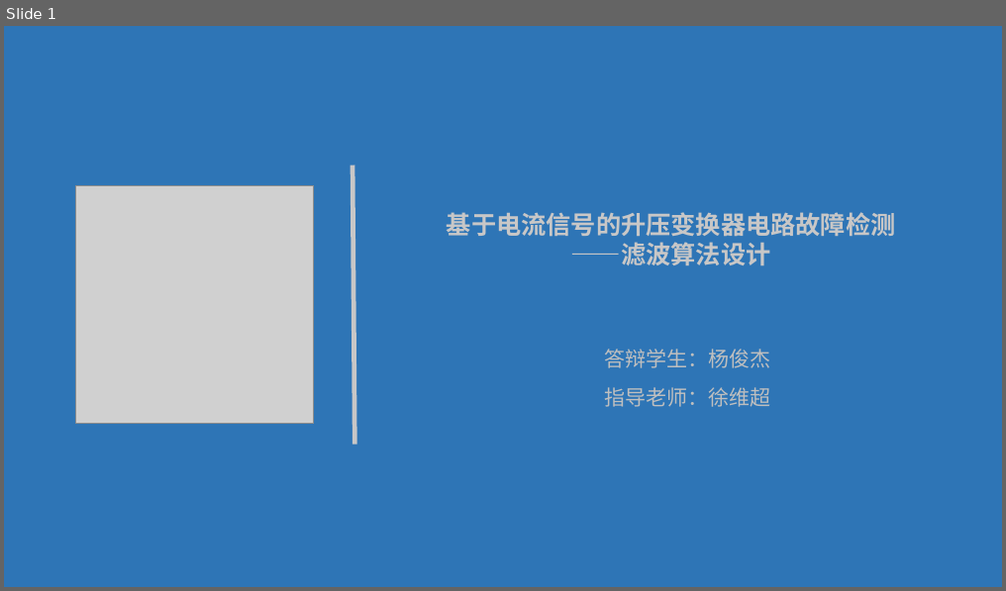
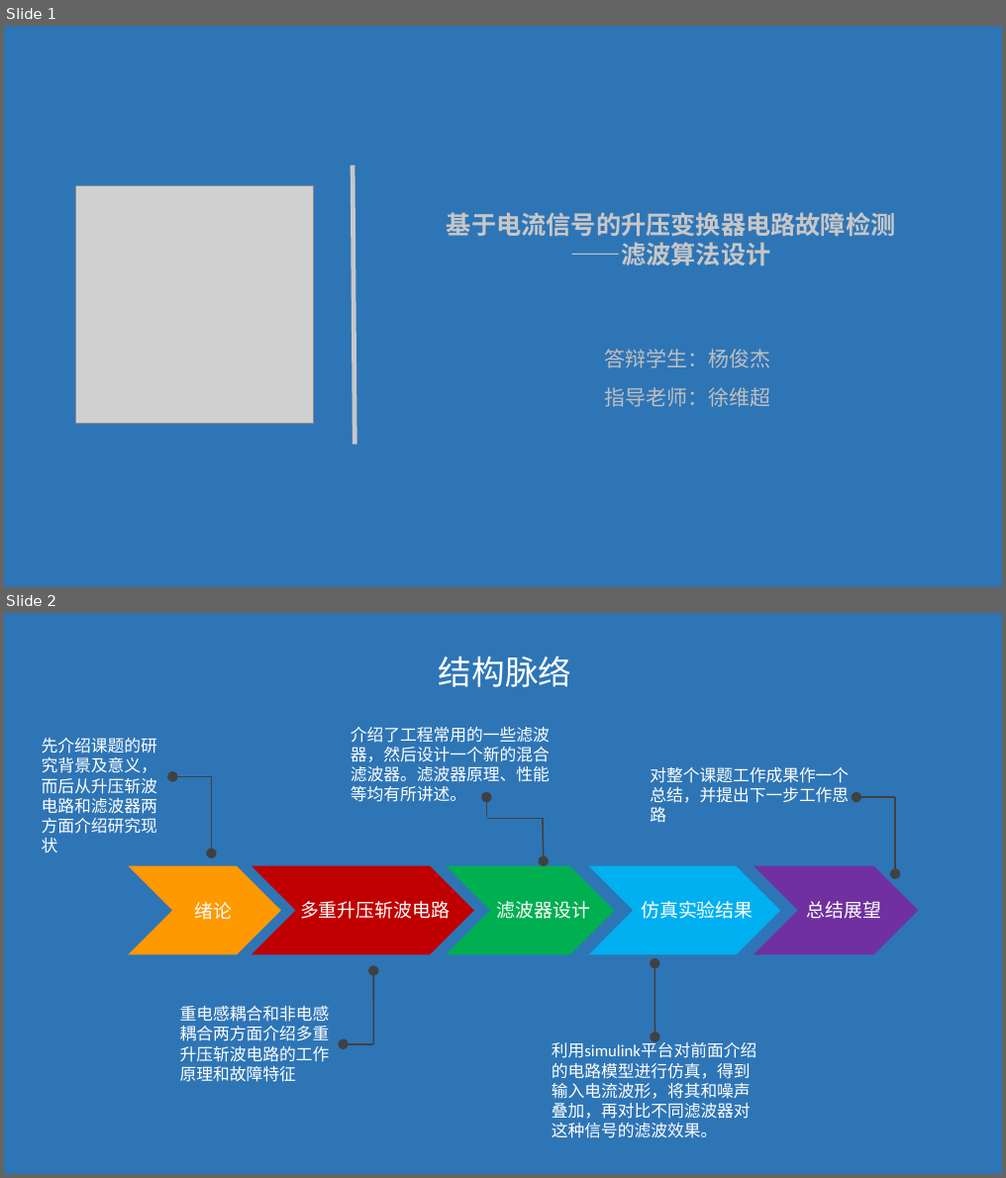
Before and after one commit to mcyang123/paper, a slide deck: 答辩.pptx. Shown one above the other, each under a label of ours: slide 1 before the commit, slides 1 and 2 after it. The pictures are 1006x591 and 1006x1178 pixels, drawn with LibreOffice and Linux fonts; fonts in the diff are those of the drawing; grey boxes stand for pictures. Boxes give left, top, right and bottom in pixels: in the first picture for what was removed or moved away, otherwise in the second. Text is boxed around its words. In the diff, an @@ line names an element or a change of style, - is before the commit and + after.

```diff
--- a/答辩.pptx
+++ b/答辩.pptx
@@ slide 2 added at [4,613,1002,1174], background #2E75B6 @@
@@ text added at [439,656,571,687], 32 pt, text #FFFFFF @@
+结构脉络
@@ text added at [350,727,549,802], 16 pt, text #FFFFFF @@
+介绍了工程常用的一些滤波器，然后设计一个新的混合滤波器。滤波器原理、性能等均有所讲述。
@@ text added at [42,738,157,854], 16 pt, text #FFFFFF @@
+先介绍课题的研究背景及意义，而后从升压斩波电路和滤波器两方面介绍研究现状
@@ arrow added from (211, 777) to (172, 777), #404040 1.5 pt @@
@@ arrow added from (211, 777) to (211, 854), #404040 1.5 pt @@
@@ text added at [649,767,848,823], 16 pt, text #FFFFFF @@
+对整个课题工作成果作一个总结，并提出下一步工作思路
@@ line added from (544, 818) to (487, 818), #404040 0.5 pt @@
@@ arrow added from (487, 817) to (487, 797), #404040 1.5 pt @@
@@ arrow added from (543, 818) to (544, 861), #404040 1.5 pt @@
@@ arrow added from (896, 797) to (856, 797), #404040 1.5 pt @@
@@ arrow added from (896, 797) to (896, 874), #404040 1.5 pt @@
@@ chevron added at [129,866,281,956], fill #FF9900 @@
@@ chevron added at [252,866,474,956], fill #C00000 @@
@@ chevron added at [446,866,614,956], fill #00B050 @@
@@ chevron added at [589,866,780,956], fill #00B0F0 @@
@@ chevron added at [753,866,918,956], fill #7030A0 @@
@@ text added at [195,902,233,920], 18 pt, text #FFFFFF @@
+绪论
@@ text added at [300,901,450,919], 18 pt, text #FFFFFF @@
+多重升压斩波电路
@@ text added at [497,901,590,919], 18 pt, text #FFFFFF @@
+滤波器设计
@@ text added at [641,901,752,919], 18 pt, text #FFFFFF @@
+仿真实验结果
@@ text added at [807,901,882,919], 18 pt, text #FFFFFF @@
+总结展望
@@ double arrow added from (655, 1038) to (655, 964), #404040 1.5 pt @@
@@ arrow added from (374, 1045) to (374, 970), #404040 1.5 pt @@
@@ text added at [180,1006,330,1082], 16 pt, text #FFFFFF @@
+重电感耦合和非电感耦合两方面介绍多重升压斩波电路的工作原理和故障特征
@@ arrow added from (374, 1045) to (344, 1045), #404040 1.5 pt @@
@@ text added at [551,1040,756,1139], 16 pt, text #FFFFFF @@
+利用simulink平台对前面介绍的电路模型进行仿真，得到输入电流波形，将其和噪声叠加，再对比不同滤波器对这种信号的滤波效果。
```
Also in this commit, not shown: 1 slide changed, 7 other slides added, 1 slide removed.
